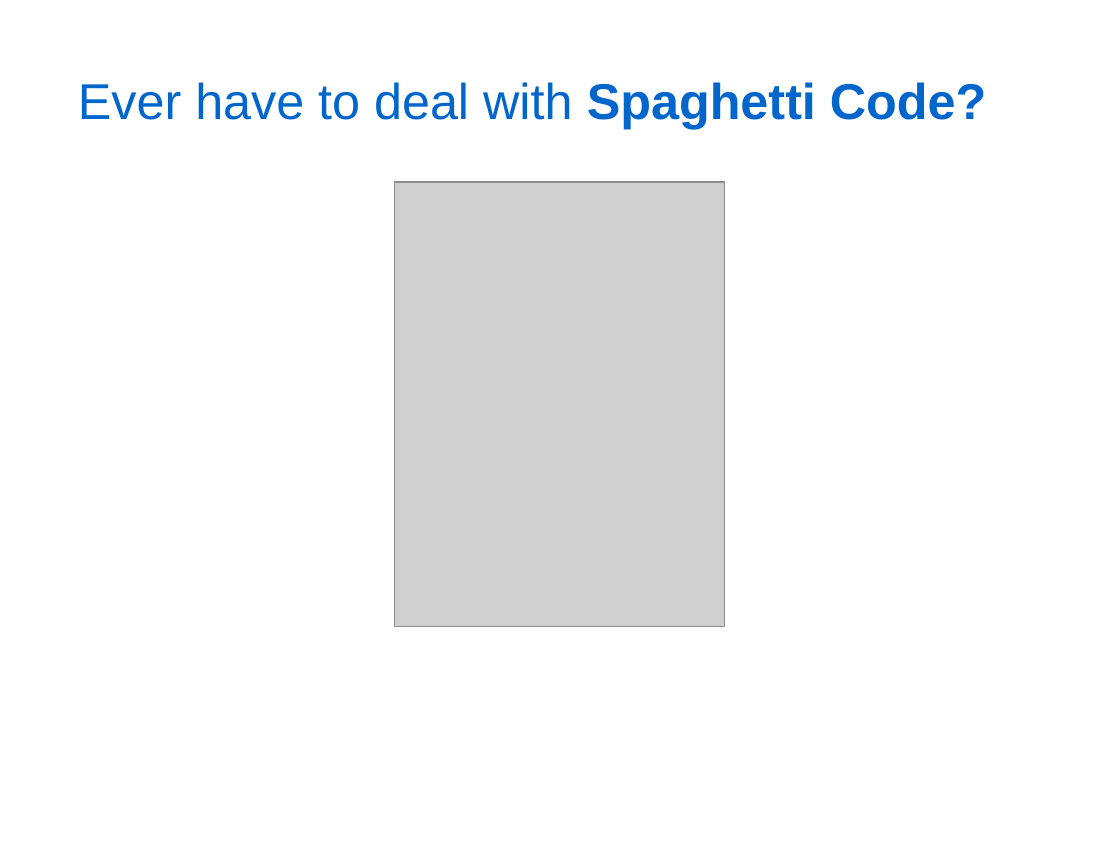
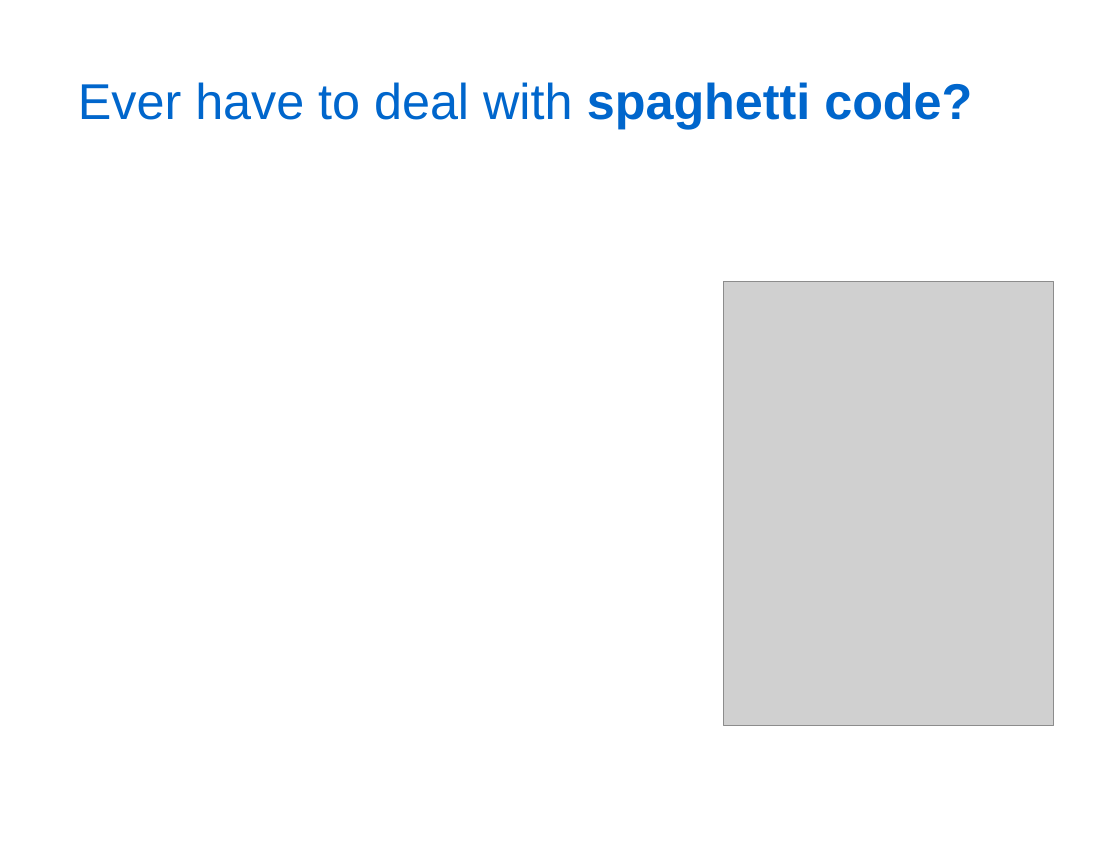
Before and after one commit to kburnell/TestDrivingASP.NETMVC, a slide deck: slide 5 of TestDrivingASP.NETMVC_Short.pptx (slide 6 before the commit). Drawn at 1120x853 pixels with LibreOffice and Linux fonts; fonts in the diff are those of the drawing; grey boxes stand for pictures; background and template pictures are left out. Boxes give left, top, right and bottom in pixels: in the first picture for what was removed or moved away, otherwise in the second. Text is boxed around its words. In the diff, an @@ line names an element or a change of style, - is before the commit and + after.

```diff
--- a/TestDrivingASP.NETMVC_Short.pptx
+++ b/TestDrivingASP.NETMVC_Short.pptx
@@ title at (x1=78, y1=82, x2=972, y2=129): text changed @@
-Ever have to deal with Spaghetti Code?
+Ever have to deal with spaghetti code?
@@ picture moved from (x1=395, y1=182, x2=724, y2=627) to (x1=724, y1=282, x2=1054, y2=726) @@
```
Also in this commit, not shown: 16 other slides changed, 4 slides added, 8 slides removed, 6 other files.
